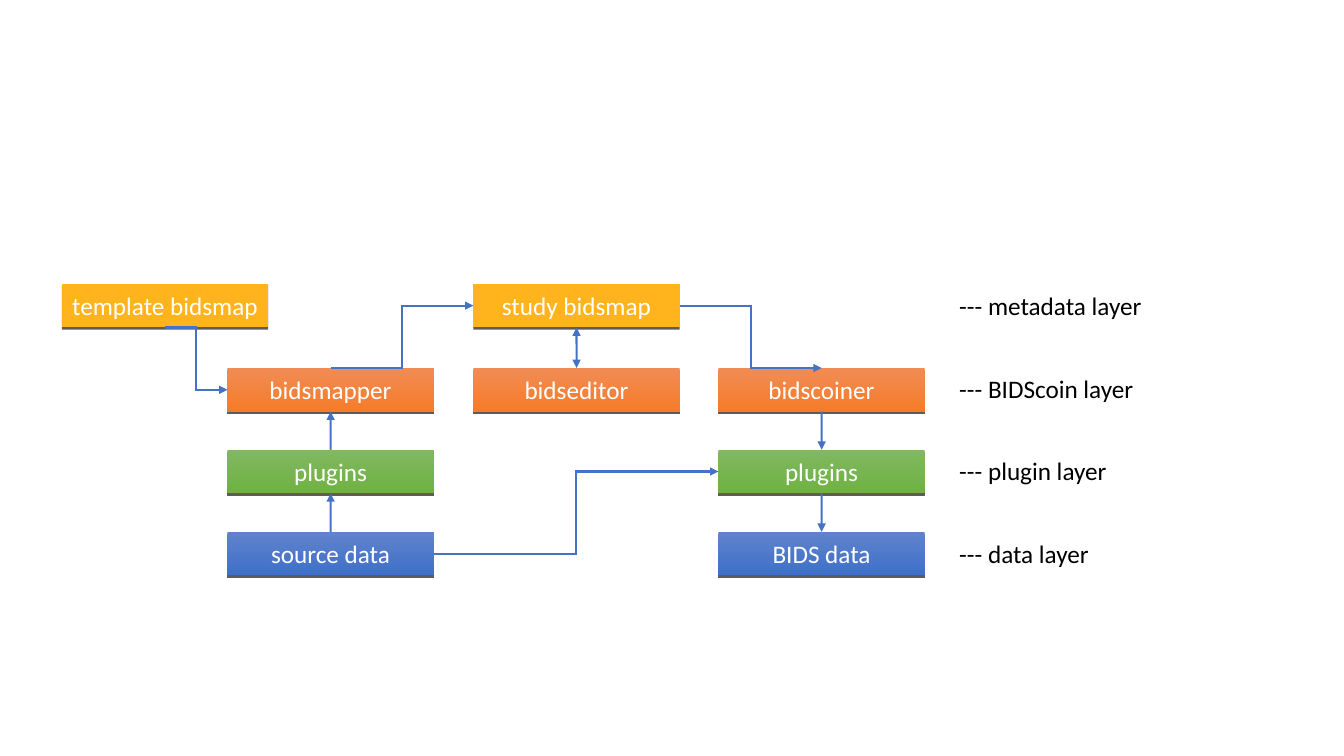
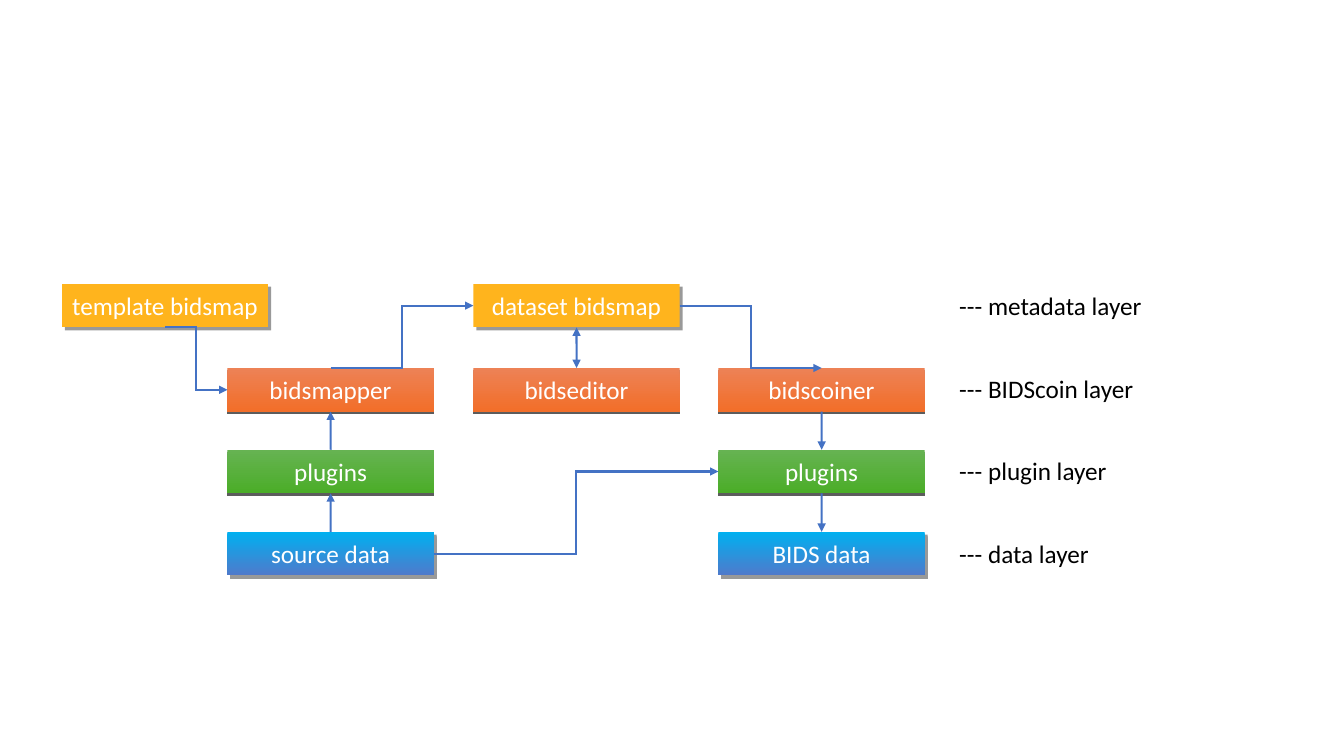
Before and after one commit to Donders-Institute/bidscoin, a slide deck: slide 1 of docs/_static/bidscoin_architecture.odp. Drawn at 1344x756 pixels with LibreOffice and Linux fonts; fonts in the diff are those of the drawing. Boxes give left, top, right and bottom in pixels: in the first picture for what was removed or moved away, otherwise in the second. Text is boxed around its words. In the diff, an @@ line names an element or a change of style, - is before the commit and + after.

Commit message:
Replace "study bidsmap" with "dataset bidsmap" to align with the BIDS study notion (GitHub issue #281)

```diff
--- a/docs/_static/bidscoin_architecture.odp
+++ b/docs/_static/bidscoin_architecture.odp
@@ freeform shape "template bidsmap" at bbox=[62, 284, 268, 328]: shadow changed @@
@@ freeform shape "dataset bidsmap" at bbox=[474, 284, 681, 328]: shadow changed @@
@@ text in freeform shape at bbox=[495, 297, 660, 319]: text changed @@
-study bidsmap
+dataset bidsmap
@@ freeform shape "plugins" at bbox=[228, 450, 435, 493]: fill gradient #81B861 to #6FB242 to gradient #66B352 to #4BAD28 @@
@@ freeform shape "plugins" at bbox=[719, 450, 926, 493]: fill gradient #81B861 to #6FB242 to gradient #66B352 to #4BAD28 @@
@@ freeform shape "source data" at bbox=[228, 532, 435, 576]: fill gradient #6083CB to #3E70CA to gradient #00B0F0 to #4F7ACB; shadow changed @@
@@ freeform shape "BIDS data" at bbox=[719, 532, 926, 576]: fill gradient #6083CB to #3E70CA to gradient #00B0F0 to #4F7ACB; shadow changed @@
```
Also in this commit, not shown: 25 other files.
